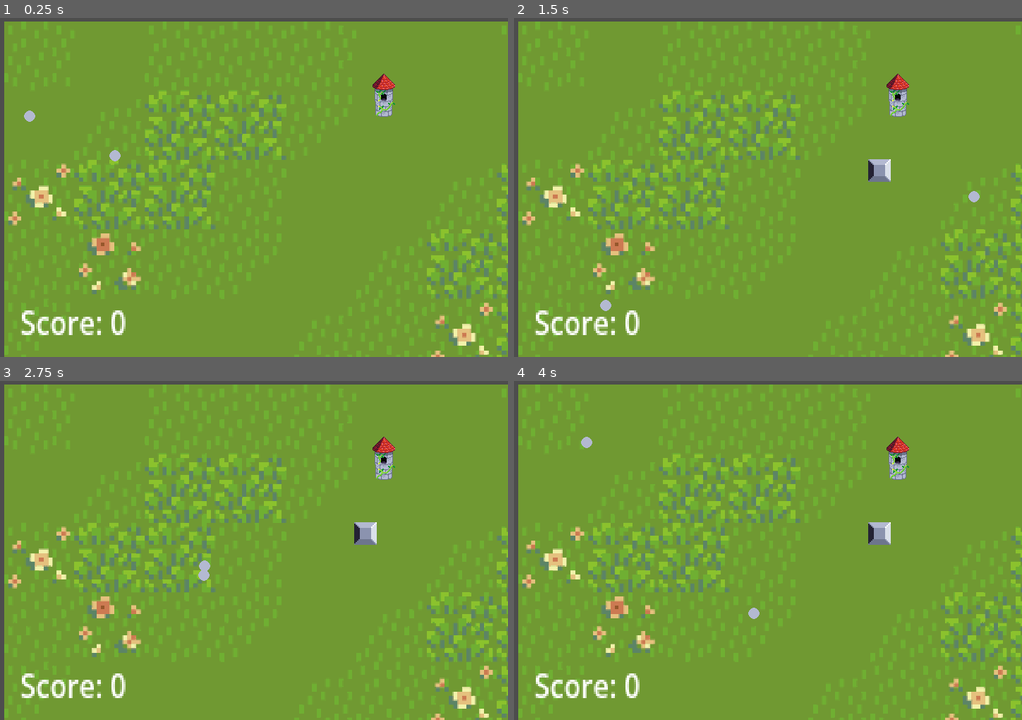
Above: before the commit, frames 1-4 (two rows, left to right).
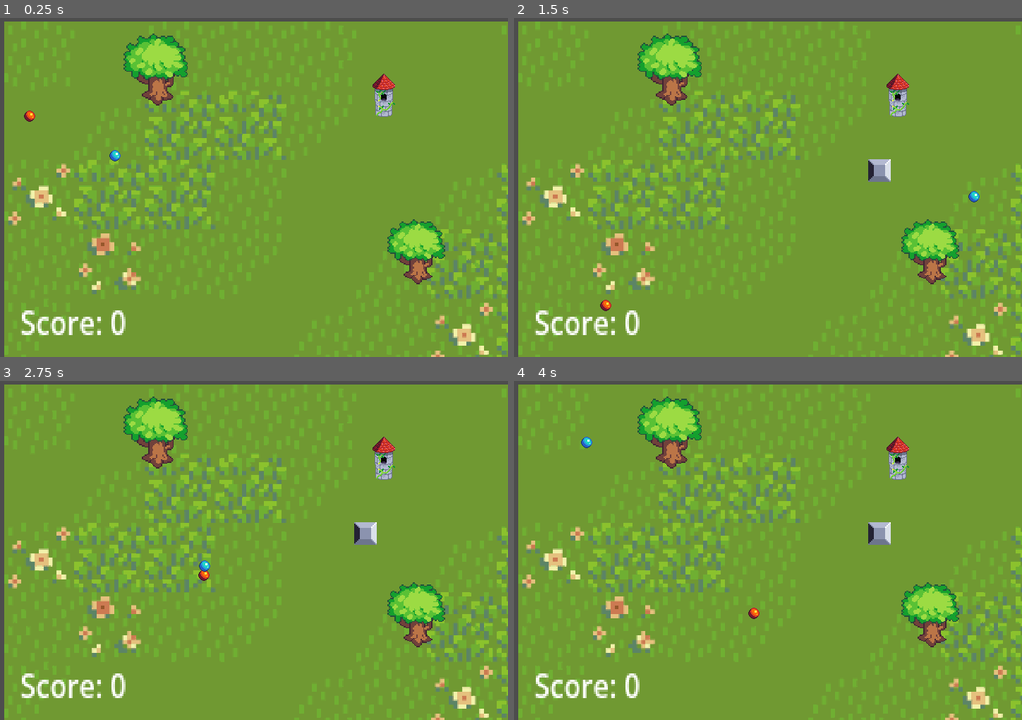
Above: after the commit, the same moments.

Repository: ShrimpCatDev/blockly
Game: Godot game, scene res://scenes/main.tscn
The game is run twice, just before and just after one commit, with the same random seed, the same clock (stepped at 60 frames per second) and the same inputs.
Inputs (mouse positions are in pixels of both pictures, inside the frame that each line leads up to):
- Up to frame 1 (0.25 s): no input
- Up to frame 2 (1.5 s): tap Enter at 0.5 s; move the mouse to (879, 170) at 0.52 s; hold Right 0.53-1.28 s; tap Alt at 0.6 s; click (879, 170) at 0.67 s; move the mouse to (666, 204) at 1.27 s; hold Down from 1.28 s (still down); tap Shift at 1.35 s
- Up to frame 3 (2.75 s): move the mouse to (304, 475) at 2.02 s; release Down at 2.03 s; hold Right from 2.03 s (still down); tap Alt at 2.1 s
- Up to frame 4 (4 s): move the mouse to (742, 618) at 2.77 s; release Right at 2.78 s; hold Up 2.78-3.53 s; tap Shift at 2.85 s; click (742, 618) at 2.92 s; move the mouse to (920, 601) at 3.52 s; hold Left from 3.53 s (still down); tap Alt at 3.6 s

The runs differ from the first frame. In frame 1, 3.1% of the frame differs, in the area x 4-88%, y 4-79%; in frame 2, 3.1%; in frame 3, 3.1%; in frame 4, 3.1%.

Commit message:
Sprite Changes

Diff:
--- a/scenes/badball.tscn
+++ b/scenes/badball.tscn
@@ -1,7 +1,7 @@
 [gd_scene format=3 uid="uid://6c44dr4kj0rk"]
 
 [ext_resource type="Script" uid="uid://canlepryjc7f7" path="res://scenes/bad_ball.gd" id="1_ia1mn"]
-[ext_resource type="Texture2D" uid="uid://dl3nlidek2sk5" path="res://assets/ball.png" id="2_f7cbr"]
+[ext_resource type="Texture2D" uid="uid://bxbcuwuj741e0" path="res://assets/ballEvil.png" id="2_ia1mn"]
 
 [sub_resource type="PhysicsMaterial" id="PhysicsMaterial_7s4qf"]
 friction = 0.0
@@ -26,7 +26,7 @@
 shape = SubResource("CircleShape2D_cxlvu")
 
 [node name="Metal ball" type="Sprite2D" parent="BallBody" unique_id=1518209356]
-texture = ExtResource("2_f7cbr")
+texture = ExtResource("2_ia1mn")
 
 [node name="BallArea" type="Area2D" parent="BallBody" unique_id=61281799 groups=["BadBall", "Ball"]]
 
--- a/scenes/goodball.tscn
+++ b/scenes/goodball.tscn
@@ -1,7 +1,7 @@
 [gd_scene format=3 uid="uid://brokqrln1vi6y"]
 
 [ext_resource type="Script" uid="uid://cgpan3xrdlxt5" path="res://scenes/good_ball.gd" id="1_if8hn"]
-[ext_resource type="Texture2D" uid="uid://dl3nlidek2sk5" path="res://assets/ball.png" id="2_r5jx0"]
+[ext_resource type="Texture2D" uid="uid://byxbjxjaxem4d" path="res://assets/ballGood.png" id="2_if8hn"]
 
 [sub_resource type="PhysicsMaterial" id="PhysicsMaterial_7s4qf"]
 friction = 0.0
@@ -29,7 +29,7 @@
 [node name="BallArea" type="Area2D" parent="BallBody" unique_id=61281799 groups=["Ball", "GoodBall"]]
 
 [node name="Metal ball" type="Sprite2D" parent="BallBody/BallArea" unique_id=1518209356]
-texture = ExtResource("2_r5jx0")
+texture = ExtResource("2_if8hn")
 
 [node name="Hurtbox" type="CollisionShape2D" parent="BallBody/BallArea" unique_id=2088554133 groups=["Ball", "GoodBall"]]
 scale = Vector2(0.99, 0.99)
--- a/scenes/main.tscn
+++ b/scenes/main.tscn
@@ -7,6 +7,7 @@
 [ext_resource type="PackedScene" uid="uid://cel5lny2fpxko" path="res://scenes/bricks.tscn" id="3_sugp2"]
 [ext_resource type="Texture2D" uid="uid://cju0ksiwgvkdl" path="res://assets/Background.png" id="3_tbgi4"]
 [ext_resource type="PackedScene" uid="uid://brokqrln1vi6y" path="res://scenes/goodball.tscn" id="5_tefeu"]
+[ext_resource type="Texture2D" uid="uid://contfgfy33yu5" path="res://assets/tree.png" id="8_tipki"]
 
 [sub_resource type="LabelSettings" id="LabelSettings_tipki"]
 
@@ -66,3 +67,13 @@
 position = Vector2(0, 220)
 rotation = 1.5707964
 shape = SubResource("WorldBoundaryShape2D_re20f")
+
+[node name="Tree1" type="Sprite2D" parent="." unique_id=687218362]
+position = Vector2(590, 331)
+scale = Vector2(1.6240194, 1.4792215)
+texture = ExtResource("8_tipki")
+
+[node name="Tree2" type="Sprite2D" parent="." unique_id=319438306]
+position = Vector2(221, 73)
+scale = Vector2(1.82, 1.640625)
+texture = ExtResource("8_tipki")
--- a/scenes/tower_collision.gd
+++ b/scenes/tower_collision.gd
@@ -4,5 +4,6 @@
 	if area.is_in_group("BadBall"):
 		$AliveTower.visible = false
 		$DeadTower.visible = true
+		$DeadTower.velocity = 200
 	if area.is_in_group("GoodBall"):
 		area.get_parent().queue_free()
Not shown, added: assets/tree.png.import
